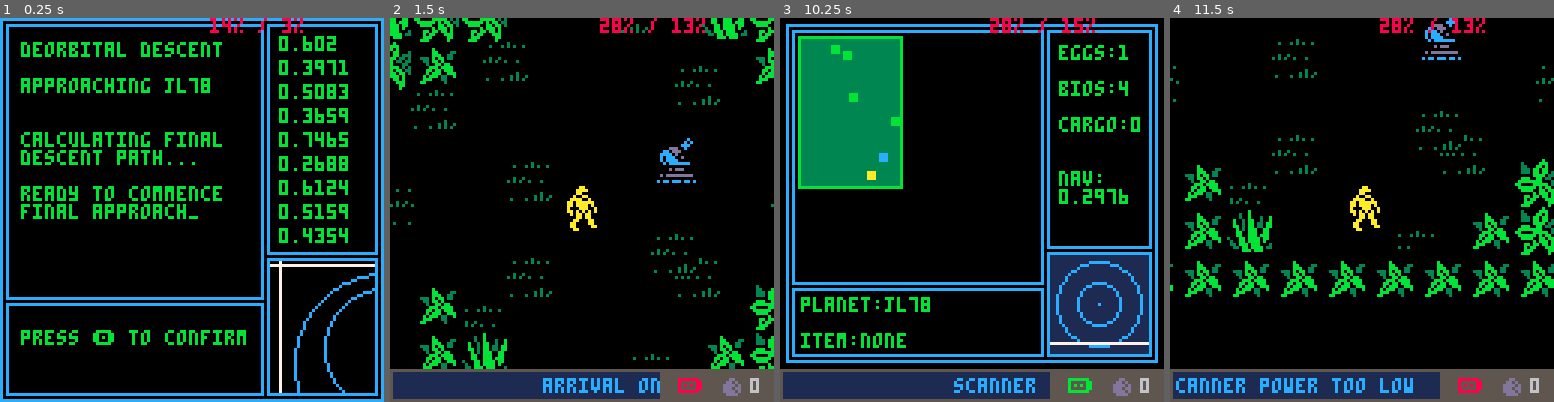
Above: before the commit, frames 1-4 (left to right).
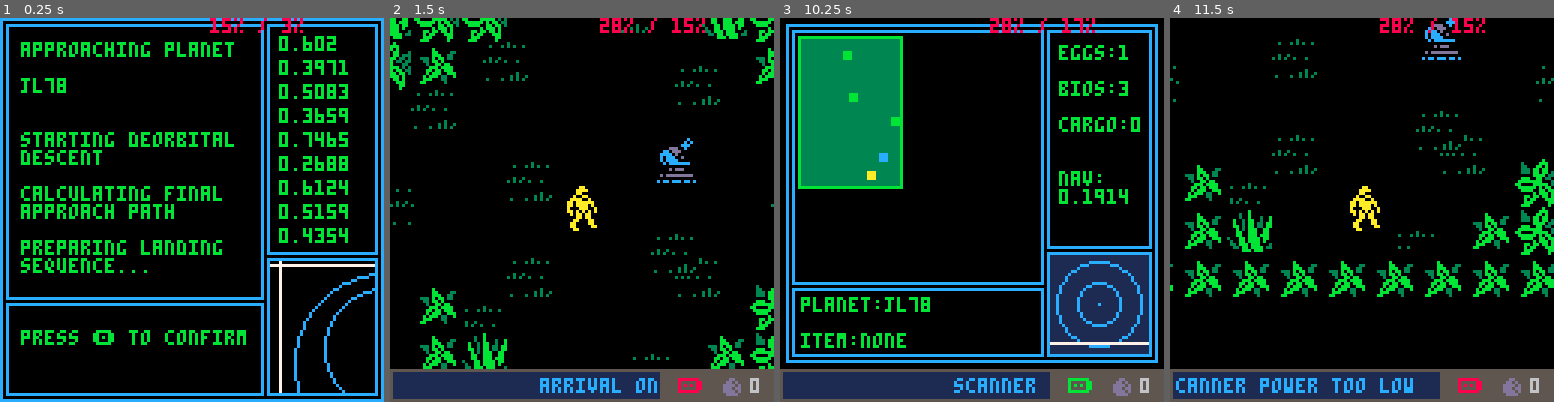
Above: after the commit, the same moments.

Repository: morningtoast/pico8-alien
Game: PICO-8 cartridge ripley.p8
The game is run twice, just before and just after one commit, with the same random seed, the same clock (stepped at 60 frames per second) and the same inputs.
Inputs:
- Up to frame 1 (0.25 s): no input
- Up to frame 2 (1.5 s): tap O (Z key) at 0.33, 0.7, 1.43 s; tap X (X key) at 1.07 s
- Up to frame 3 (10.25 s): hold Left 1.97-2.37 s; tap X (X key) every 0.33 s from 2.07 to 10.07 s; tap O (Z key) every 0.88 s from 2.22 to 10.17 s; hold Down 2.42-2.82 s; hold Right 2.87-3.53 s; hold Up 3.58-4.08 s; hold Right 4.13-4.53 s; hold Down 4.58-5.08 s; hold Left 5.13-5.8 s; hold Up 5.85-6.18 s; hold Left 6.23-6.63 s; hold Down 6.68-7.08 s; hold Right 7.13-7.8 s; hold Up 7.85-8.35 s; hold Right 8.4-8.8 s; hold Down 8.85-9.35 s; hold Left 9.4-10.07 s; hold Up from 10.12 s (still down)
- Up to frame 4 (11.5 s): tap X (X key) every 0.33 s from 10.4 to 11.4 s; release Up at 10.45 s; hold Left 10.5-10.9 s; hold Down 10.95-11.35 s; tap O (Z key) at 11.05 s; hold Right from 11.4 s (still down)

The runs differ from the first frame. In frame 1, 5.1% of the frame differs, in the area x 5-61%, y 0-67%; in frame 2, 0.8%; in frame 3, 0.3%; in frame 4, less than 0.1%.

Commit message:
Working pretty good

Diff:
--- a/ripley.p8
+++ b/ripley.p8
@@ -92,6 +92,7 @@
 			end
 		end
 
+		-- #transport
 		-- player hits transport beacon
 		if tile.occupant=="transport" and current_level.eggs>0 and p_transport_t<1 then
 			add_ticker_text("dropship unavailable",true)
@@ -99,7 +100,7 @@
 		end
 
 		if tile.occupant=="transport" and current_level.eggs<=0 and not p_transport then
-			add_ticker_text("remain at transport beacon;dropship arriving;leaving "..current_level.name,true)
+			add_ticker_text("dropship landing, stay at beacon;leaving "..current_level.name,true)
 			p_transport=true
 			p_transport_t=2
 		end
@@ -115,7 +116,7 @@
 		if tile.occupant=="transport" and p_transport then
 			p_transport_t+=1
 
-			if p_transport_t==sec(14) then
+			if p_transport_t==sec(8) then
 				-- level complete
 				-- next level
 				printh("next level")
@@ -300,7 +301,7 @@
 		flip=false,
 		detect=40,
 		wander_spd=.7,
-		chase_spd=1.5,
+		chase_spd=1.3,
 		hbox={x=4,y=6,w=8,h=5}, -- used for movement collision
 		st=0,t=1, --1=sleep,2=finding path,3=moving,4=at goal,5=chase,6=trapped/die
 		chase=false,
@@ -350,7 +351,7 @@
 		st=0,t=1, --1=sleep,2=finding path,3=moving,4=at goal,5=chase,6=trapped/die
 		detect=50,
 		wander_spd=.5,
-		chase_spd=1.3,
+		chase_spd=1.1,
 		chase=false,
 		navpath={},
 		beacon=false,
@@ -502,6 +503,10 @@
 		if in_range(self.cx,self.cy, p_cx,p_cy, 10) then
 			chg_st(self,98)
 			p_dead=true
+			level_list={}
+			make_blood()
+
+			gt=0
 			add_ticker_text("you are dead;press \142 to continue;you collected "..eggs_collected.." eggs;press \142 to continue",true)
 		end
 	end
@@ -662,17 +667,33 @@
 
 
 function add_bodies(q)
-	printh("adding bodies "..q)
 	local c,try=0,0
+
+	--printh("adding bodies: "..q)
 	while c<q and try<50 do
 		local t=get_random_tile("empty")
-		local near,dist=find_nearest(t.cx,t.cy, filter_tiles("body"))
-		local pdist=distance(t.cx,t.cy, p_cx,p_cy)
-
-		if dist>64 and pdist>120 then
-			printh("distance is "..dist)
-			set_tile_occupant(t.tx,t.ty, "body")
-			c+=1
+		local list=filter_tiles("body")
+
+		if #list>0 then
+			--printh("checking existinb bodies")
+
+			for n in all(list) do
+				if not in_range(n.tx,n.ty, t.tx,t.ty, 3) then
+					if not in_range(t.tx,t.ty, p_tx,p_ty, 4) then
+						set_tile_occupant(t.tx,t.ty, "body")
+						--printh("added at "..t.tx..","..t.ty)
+						c+=1
+					end
+				end
+			end
+		else
+			--printh("no existinb bodies")
+
+			if not in_range(t.tx,t.ty, p_tx,p_ty, 4) then
+				--printh("added at "..t.tx..","..t.ty)
+				set_tile_occupant(t.tx,t.ty, "body")
+				c+=1
+			end
 		end
 
 		try+=1
@@ -682,13 +703,32 @@
 
 function add_eggs(q)
 	local c,try=0,0
+
+	--printh("adding bodies: "..q)
 	while c<q and try<50 do
-		local t=get_random_tile("spawn")
-		local near,dist=find_nearest(t.cx,t.cy, filter_tiles("egg"))
-
-		if dist>70 then
-			set_tile_occupant(t.tx,t.ty, "egg")
-			c+=1
+		local t=get_random_tile("empty")
+		local list=filter_tiles("egg")
+
+		if #list>0 then
+			--printh("checking existinb bodies")
+
+			for n in all(list) do
+				if not in_range(n.tx,n.ty, t.tx,t.ty, 6) then
+					if not in_range(t.tx,t.ty, p_tx,p_ty, 6) then
+						set_tile_occupant(t.tx,t.ty, "egg")
+						--printh("added at "..t.tx..","..t.ty)
+						c+=1
+					end
+				end
+			end
+		else
+			--printh("no existinb bodies")
+
+			if not in_range(t.tx,t.ty, p_tx,p_ty, 6) then
+				--printh("added at "..t.tx..","..t.ty)
+				set_tile_occupant(t.tx,t.ty, "egg")
+				c+=1
+			end
 		end
 
 		try+=1
@@ -700,7 +740,7 @@
 
 
 
--- returns true if an object is withing square range of another; pixels only
+-- returns true if an object is withing square range of another
 -- #in_range(int_needlex,int_needley, int_haystackx,int_haystacky, int_distance)
 function in_range(ax,ay, bx,by, rng)
 	if ax>=bx-rng and ax<=bx+rng and ay>=by-rng and ay<=by+rng then
@@ -955,12 +997,12 @@
 	printh(p_cx)
 
 
-	-- add random aliens
+	-- add random aliens, not too close to player
 	local aliens_added=0
 	while aliens_added<current_level.aliens do
 		local t=get_random_tile("empty")
 
-		if not in_range(t.cx,t.cy, p_cx,p_cy, 64) then
+		if not in_range(t.cx,t.cy, p_cx,p_cy, 100) then
 			add_alien(t.tx,t.ty)
 			aliens_added+=1
 		end
@@ -1161,11 +1203,11 @@
 
 function minimap_update()
 
-	if map_w>5 or map_h>5 then
-		if btnl	then minimap_x-=1 end
-		if btnr	then minimap_x+=1 end
-		if btnu	then minimap_y-=1 end
-		if btnd	then minimap_y+=1 end
+	if map_w>4 or map_h>4 then
+		if btnl	then minimap_x+=1 end
+		if btnr	then minimap_x-=1 end
+		if btnu	then minimap_y+=1 end
+		if btnd	then minimap_y-=1 end
 	end
 
 	minimap_radar-=.65
@@ -1222,7 +1264,7 @@
 	if p_st==2 then item="pulse rifle" end
 	if p_st==3 then item="alien bait" end
 
-	print("eggs:"..minimap_txt_eggs.."\n\nbios:"..minimap_txt_bio.."\n\ncargo:"..egg_count.."\n\n\nnav:\n"..minimap_nav, 93, 9, 11)
+	print("eggs:"..minimap_txt_eggs.."\n\nbios:"..minimap_txt_bio.."\n\ncargo:"..eggs_collected.."\n\n\nnav:\n"..minimap_nav, 93, 9, 11)
 	print("planet:"..current_level.name.."\n\nitem:"..item, 7,93, 11)
 
 
@@ -1354,21 +1396,20 @@
 
 	 --egg count
 	spr(26, 110,119)
-	print(eggs_collected,120,120, 6)
-end
-
-
--- #levels - define levels
--- w/h=screen size; eggtimer=seconds to hatch; colors=array of primary,secondary
-
-levels={}
---levels[1]={name="pv-418",w=3,h=8,bodies=5,eggs=4,eggtimer=5,snipers=0,colors=false}
-add(levels,{name="test",w=4,h=4,bodies=3,eggs=3,eggtimer=40,aliens=2,snipers=0})
-add(levels,{name="jl78",w=2,h=3,bodies=3,eggs=1,eggtimer=20,aliens=0,snipers=0})
-add(levels,{name="pv-418",w=3,h=3,bodies=3,eggs=2,eggtimer=40,aliens=2,snipers=0})
-add(levels,{name="roxi 9",w=5,h=3,bodies=5,eggs=3,eggtimer=40,aliens=3,snipers=1})
-add(levels,{name="f-kee 16",w=4,h=7,bodies=7,eggs=5,eggtimer=50,aliens=5,snipers=5})
-add(levels,{name="col-b55",w=3,h=7,bodies=7,eggs=5,eggtimer=40,aliens=4,snipers=2})
+	print(egg_count,120,120, 6)
+end
+
+
+function make_blood()
+	blood_t=0
+	for n=0,15 do
+		add(blood,{random(34,94),random(34,94),random(5,9)})
+	end
+
+	for n=0,18 do
+		add(blood,{random(14,114),random(14,115),random(1,3)})
+	end
+end
 
 
 
@@ -1376,7 +1417,11 @@
 -- current_level set in nextlevel_init()
 function game_init()
 	--current_level=levels[levelid]
-
+	printh("level "..level_id)
+	printh("eggs "..current_level.eggs)
+	printh("bodies "..current_level.bodies)
+
+	blood={}
 	ticker_text = {}
 	bullets     = {}
 	actors      = {}
@@ -1395,18 +1440,11 @@
 
 	add_ticker_text("arrival on "..current_level.name..";scan shows "..current_level.eggs.." eggs in vicinity;find eggs before they hatch",true)
 
-	if levelid==1 then
+	if level_id==1 then
 		add_ticker_text("press \142 to scan area;press \151 to use item")
 	end
 
-	blood={}
-	for n=0,15 do
-		add(blood,{random(34,94),random(34,94),random(5,9)})
-	end
-
-	for n=0,18 do
-		add(blood,{random(14,114),random(14,115),random(1,3)})
-	end
+
 
 
 	cart(game_update,game_draw)
@@ -1416,8 +1454,15 @@
 function game_update()
 	if p_dead then
 		if btnxp or btnzp then _init() end
+
+		if gt>=sec(12) then -- toss in generic messages every 20 seconds
+			add_ticker_text("game over;press \142 to continue")
+			gt=0
+		end
+
 	else
 		for a in all(actors) do a.update(a) end
+
 
 		-- #eggtimer
 		egg_timer-=1
@@ -1535,18 +1575,21 @@
 		spr(3, (16*m), -15, 2,2)
 		spr(3, (16*m),map_hpx, 2,2)
 	end
-
+	pal()
+
+
+
+	palt(2,true)
+	palt(0,false)
 	-- non-player actors; aliens, items
 	for a in all(actors) do
 		a.draw(a)
 	end
 
-
+	bullet_draw()
 
 	-- player
 	if p_freeze>0 then pal(10,13) end
-
-	bullet_draw()
 	p_draw()
 
 	pal()
@@ -1568,6 +1611,11 @@
 		for b in all(blood) do
 			circfill(b[1],b[2],b[3], 8)
 		end
+
+		if blood_t>sec(3) then
+			make_blood()
+		end
+		blood_t+=1
 	end
 
 end
@@ -1582,6 +1630,18 @@
 function nextlevel_init()
 	level_id+=1
 	current_level=levels[level_id]
+	p_transport=false
+
+
+	-- after level 5, maps are same always big, just new layout
+	if level_id>5 then
+		local abc=split("a;b;c;d;e;f;g;h;i;j;k;l;m;n;o;p;q;r;s;t;u;w;v;y;z")
+		local name=rnd_table(abc)..rnd_table(abc).."-"..random(3,150)
+		local colors={{3,4},{11,9},{11,4},{15,14}}
+
+		add(levels,{name=name,w=6,h=6,bodies=7,eggs=5,eggtimer=45,aliens=5,snipers=5,colors=rnd_table(colors)})
+	end
+
 
 	local scanlinev=78
 	local scanlinev_dir=1
@@ -1591,12 +1651,8 @@
 	local nums={}
 
 
-
-
 	function nextlevel_update()
 		if btnzp or btnxp then
-			stars={}
-			landmass={}
 			game_init()
 		end
 
@@ -1632,7 +1688,7 @@
 			numy+=8
 		end
 
-		print("deorbital descent\n\napproaching "..current_level.name.."\n\n\ncalculating final\ndescent path...\n\nready to commence\nfinal approach_\n\n\n\n\n\n\npress \142 to confirm", 7,8, 11)
+		print("approaching planet\n\n"..current_level.name.."\n\n\nstarting deorbital\ndescent\n\ncalculating final\napproach path\n\npreparing landing\nsequence...\n\n\n\npress \142 to confirm", 7,8, 11)
 
 
 		if flr(scanlinev)==78 then scanlinev_dir=1 end
@@ -1686,6 +1742,45 @@
 end
 
 
+-- #intro
+intro_init=function()
+	cart_update=function() end
+	cart_draw=intro_draw
+
+	textc=0
+	t=0
+end
+
+intro_draw=function()
+	center_text("alien harvest "..ver,8,textc)
+	center_text("(c)2017 brian vaughn",16,textc)
+
+
+	texty=35
+	center_text("design+code",texty,textc)
+	center_text("brian vaughn",texty+8,textc)
+	center_text("@morningtoast",texty+16,textc)
+
+	texty=70
+	center_text("music+sound",texty,textc)
+	center_text("brian follick",texty+8,textc)
+	center_text("@gnarcade_vgm",texty+16,textc)
+
+
+	if t>6 then textc=5 end
+	if t>12 then textc=6 end
+	if t>18 then textc=7 end
+
+	if t>130 then textc=6 end
+	if t>136 then textc=5 end
+	if t>142 then textc=0 end
+
+	if t>160 then title_init() end
+
+	t+=1
+end
+
+
 
 
 -- #loop
@@ -1694,12 +1789,22 @@
 
 	level_id=0
 	eggs_collected=0 --total eggs collected by player for game session
+
 	level_grid={}
 	level_list={}
-
-	level_id+=1
-	current_level=levels[level_id]
-	--game_init()
+	blood={}
+	actors={}
+	levels={}
+
+	-- #levels - define levels
+	-- w/h=screen size; eggtimer=seconds to hatch; colors=array of primary,secondary
+	add(levels,{name="jl78",w=2,h=3,bodies=2,eggs=1,eggtimer=30,aliens=0,snipers=0,colors={11,3}})
+	add(levels,{name="col-b",w=3,h=3,bodies=3,eggs=2,eggtimer=30,aliens=2,snipers=0,colors={11,4}})
+	add(levels,{name="mf2018",w=3,h=4,bodies=4,eggs=3,eggtimer=40,aliens=3,snipers=1,colors={9,4}})
+	add(levels,{name="roxi 9",w=5,h=3,bodies=5,eggs=3,eggtimer=40,aliens=3,snipers=2,colors={11,4}})
+	add(levels,{name="pv-418",w=4,h=6,bodies=7,eggs=5,eggtimer=50,aliens=5,snipers=5,colors={14,2}})
+
+
 	nextlevel_init()
 end
 
@@ -1838,7 +1943,7 @@
 
 -- get a random number between min and max
 function random(min,max)
-	n=round(rnd(max-min))+min
+	n=flr(rnd(max-min))+min
 	return n
 end
 
